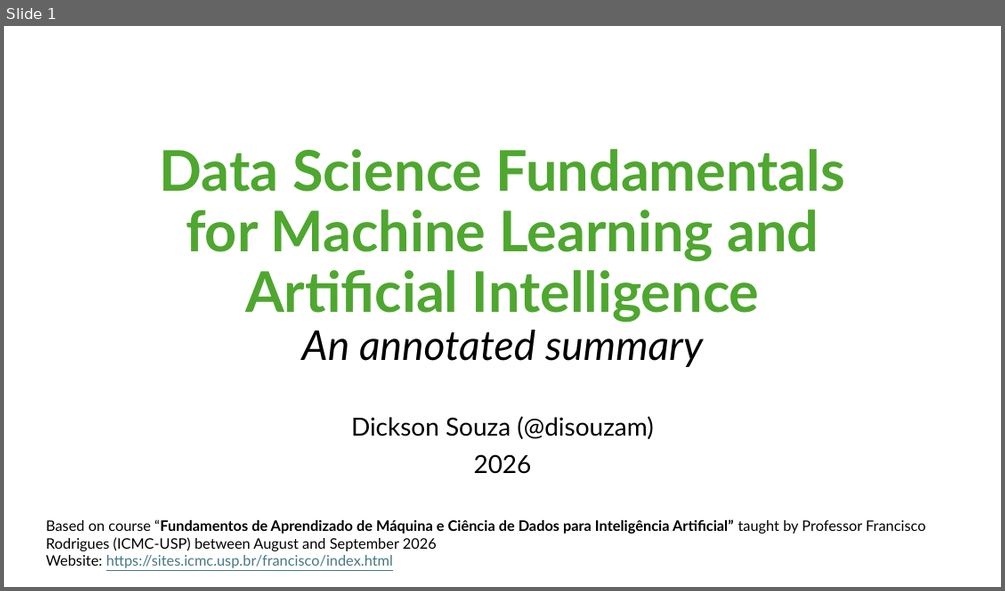
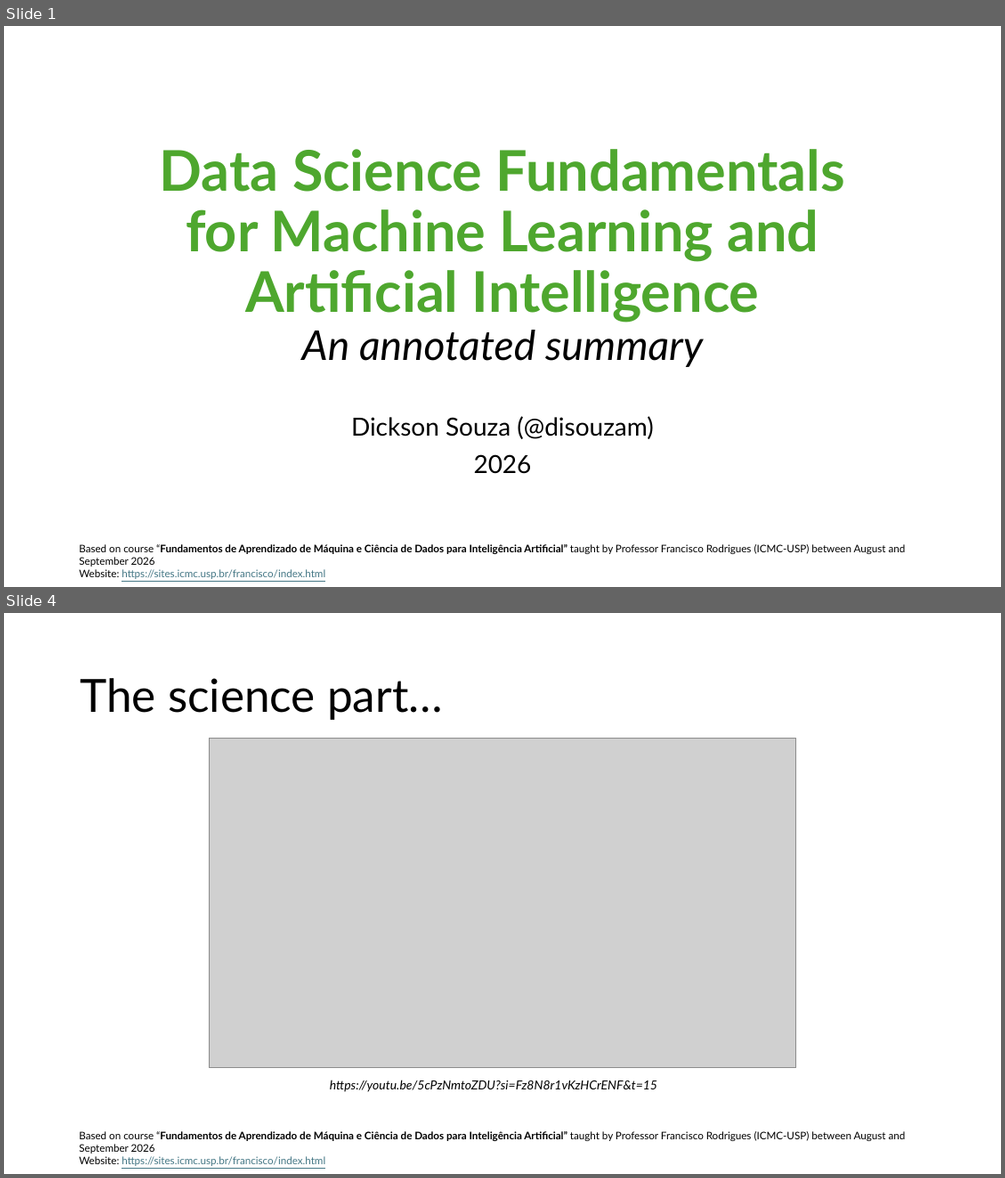
Before and after one commit to disouzam/fundamentos-de-aprendizado-maquina-e-ciencia-de-dados-para-inteligencia-artificial, a slide deck: capstone-project-and-presentation/presentation.pptx. Shown one above the other, each under a label of ours: slide 1 before the commit, slides 1 and 4 after it; the slides between them are not shown. The pictures are 1005x591 and 1005x1178 pixels, drawn with LibreOffice and Linux fonts; fonts in the diff are those of the drawing; grey boxes stand for pictures. Boxes give left, top, right and bottom in pixels: in the first picture for what was removed or moved away, otherwise in the second. Text is boxed around its words. In the diff, an @@ line names an element or a change of style, - is before the commit and + after.

Commit message:
Updates from 2026-09-24 - definition of data science, some screenshots from YouTube videos, formatting slide master

```diff
--- a/capstone-project-and-presentation/presentation.pptx
+++ b/capstone-project-and-presentation/presentation.pptx
@@ slide 4 added at bbox=[4, 613, 1001, 1174], background #FFFFFF; not listed: 1 template element that a slide beside it also shows @@
@@ title added at bbox=[80, 678, 443, 720], 44 pt, text #000000 @@
+The science part…
@@ picture added at bbox=[209, 738, 796, 1068] @@
@@ text added at bbox=[330, 1079, 657, 1092], 12 pt, text #000000, italic @@
+https://youtu.be/5cPzNmtoZDU?si=Fz8N8r1vKzHCrENF&t=15
@@ slide 1 changed as well @@
@@ text "Based on course “Fundamentos de ...": place and size @@
-text "Based on course “Fundamentos de ..." at bbox=[46, 519, 925, 568]
+text "Based on course “Fundamentos de ..." at bbox=[79, 544, 906, 579]
@@ text "Based on course “Fundamentos de ..." at bbox=[79, 544, 906, 579]: size 14 to 10 pt @@
```
Also in this commit, not shown: 1 other slide changed, 1 other slide added.
